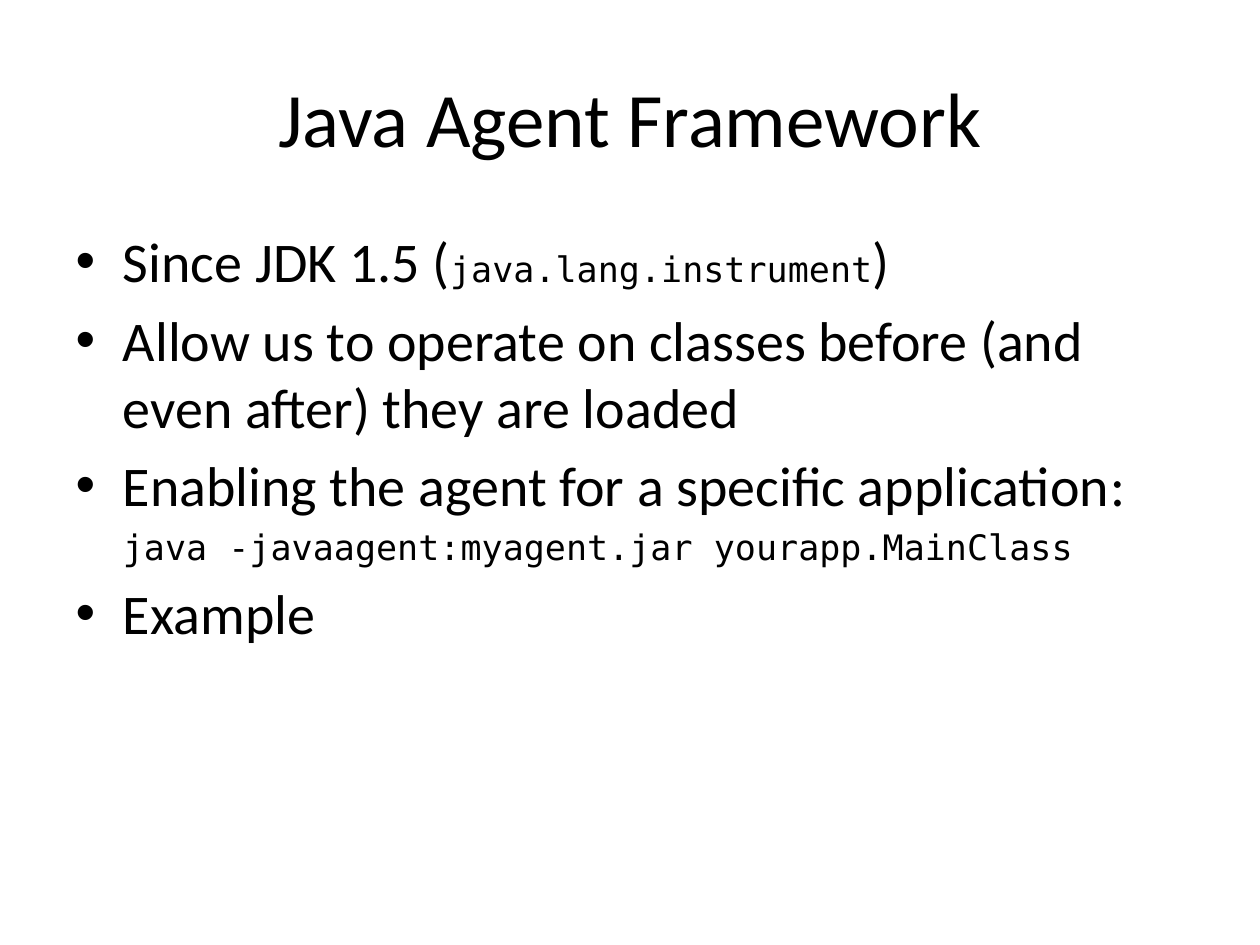
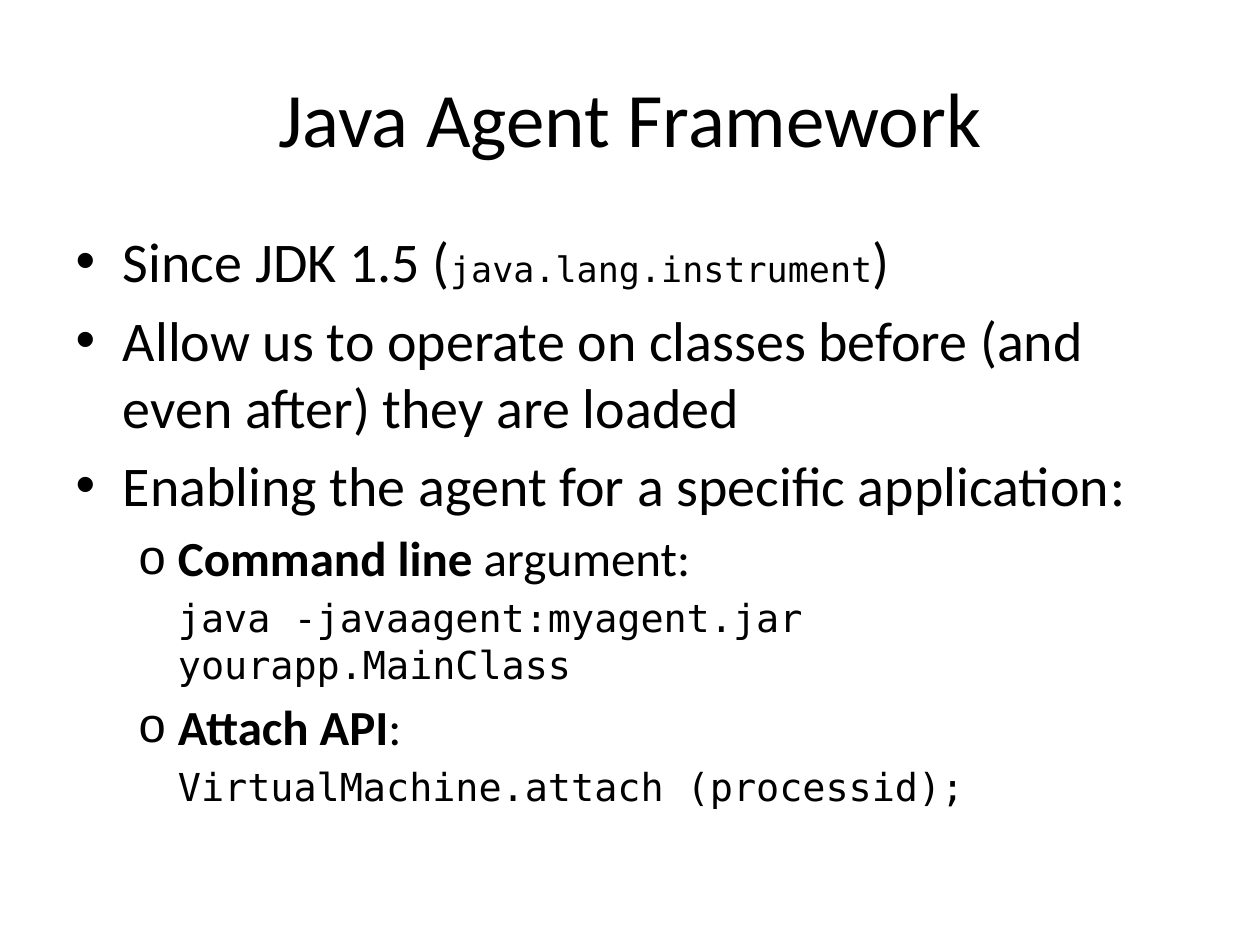
Before and after one commit to sdarioo/presentations, a slide deck: slide 16 of java_bytecode/bytecode.pptx. Drawn at 1260x945 pixels with LibreOffice and Linux fonts; fonts in the diff are those of the drawing. Boxes give left, top, right and bottom in pixels: in the first picture for what was removed or moved away, otherwise in the second. Text is boxed around its words. In the diff, an @@ line names an element or a change of style, - is before the commit and + after.

Commit message:
Added more examples.

```diff
--- a/java_bytecode/bytecode.pptx
+++ b/java_bytecode/bytecode.pptx
@@ text at [178, 541, 691, 585]: paragraph added @@
+  o Command line argument:
@@ text at [178, 602, 803, 687]: size 20 to 22 pt in "java -javaagent:myagent.jar yourapp.MainClass"; list level 1 to 2 in "java -javaagent:myagent.jar yourapp.MainClass" @@
@@ text at [178, 710, 965, 809]: text changed; size 32 to 22 pt; font Calibri to DejaVu Sans Mono @@
-• Example
+  o Attach API:
+  VirtualMachine.attach (processid);
```
Also in this commit, not shown: 4 other slides changed, 7 other files.
